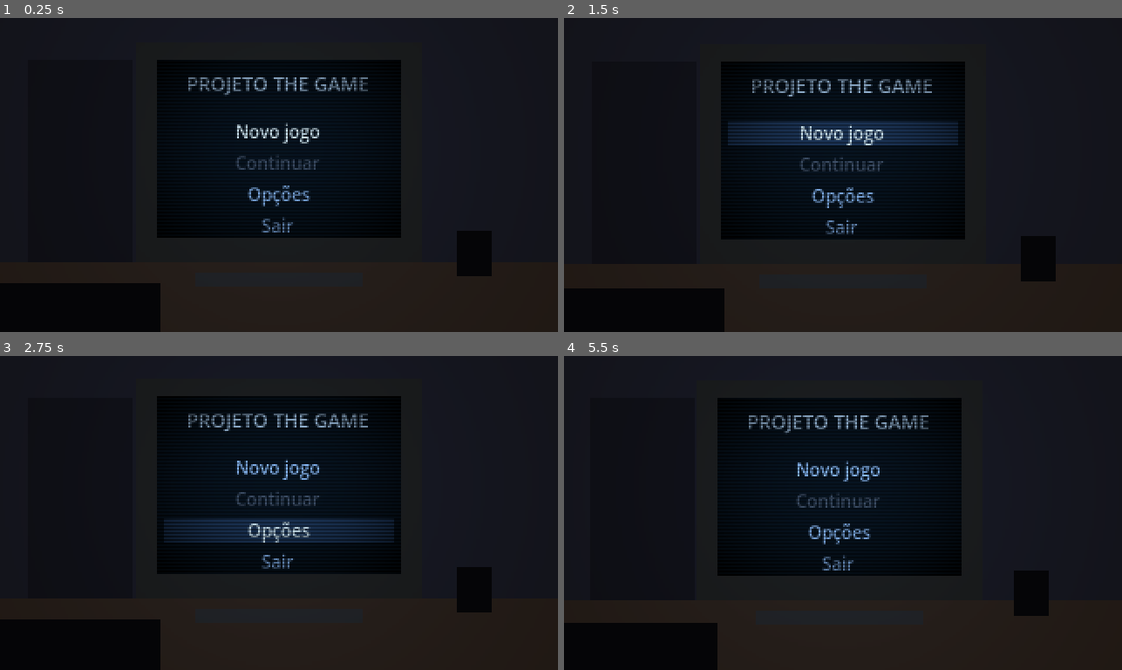
Above: before the commit, frames 1-4 (two rows, left to right).
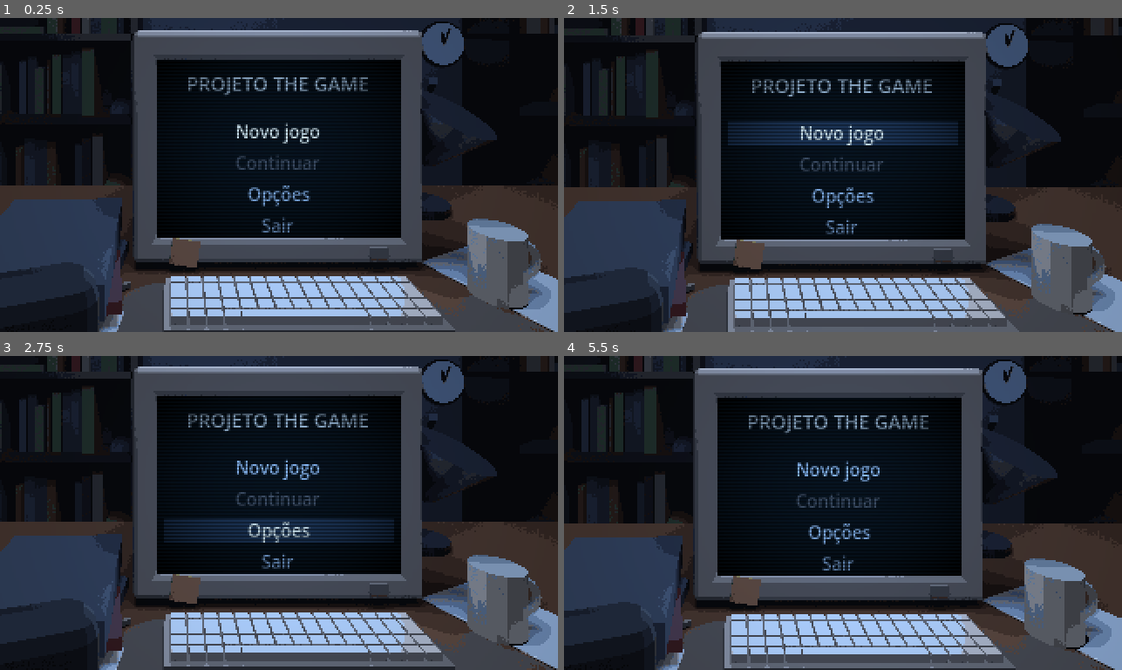
Above: after the commit, the same moments.

Repository: DaviiMiranda/Projeto_thegame
Game: Godot game, scene res://cenas/menu_principal.tscn
Two runs of this game, one before a commit and one after it. Both use one fixed random seed, a clock stepped at 60 frames per second and the inputs below.
Inputs (mouse positions are in pixels of both pictures, inside the frame that each line leads up to):
- Up to frame 1 (0.25 s): no input
- Up to frame 2 (1.5 s): click "Novo jogo" at 0.5 s; click "Novo jogo" at 1.25 s
- Up to frame 3 (2.75 s): click "Opções" at 2 s
- Up to frame 4 (5.5 s): click "Opções" at 2.75 s; click "Novo jogo" at 3.5 s; click "Opções" at 4.25 s; tap Enter at 5 s; move the mouse to (965, 497) at 5.02 s

The runs differ from the first frame. In frame 1, 46% of the frame differs, in the area x 0-100%, y 0-100%; in frame 2, 46%; in frame 3, 46%; in frame 4, 46%.

Commit message:
feat: menu usa os sprites do Blender no lugar dos ColorRect
Co-Authored-By: Claude Opus 5.5 <noreply@anthropic.com>

Diff:
--- a/cenas/menu_principal.tscn
+++ b/cenas/menu_principal.tscn
@@ -3,6 +3,9 @@
 [ext_resource type="Script" path="res://scripts/menu_principal.gd" id="1_menu"]
 [ext_resource type="Script" path="res://scripts/camada_paralaxe.gd" id="2_camada"]
 [ext_resource type="Shader" path="res://shaders/tela_crt.gdshader" id="3_crt"]
+[ext_resource type="Texture2D" path="res://assets/sprites/menu/menu_fundo.png" id="4_fundo"]
+[ext_resource type="Texture2D" path="res://assets/sprites/menu/menu_mesa.png" id="5_mesa"]
+[ext_resource type="Texture2D" path="res://assets/sprites/menu/menu_frente.png" id="6_frente"]
 
 [sub_resource type="Gradient" id="Gradient_luz"]
 colors = PackedColorArray(1, 1, 1, 1, 0, 0, 0, 0)
@@ -39,59 +42,28 @@
 
 [node name="MenuPrincipal" type="Node2D"]
 script = ExtResource("1_menu")
+energia_luz = 0.4
+oscilacao_luz = 0.1
 
 [node name="Fundo" type="Node2D" parent="."]
 script = ExtResource("2_camada")
 deslocamento_maximo = 2.0
 
-[node name="Parede" type="ColorRect" parent="Fundo"]
+[node name="Cenario" type="Sprite2D" parent="Fundo"]
 light_mask = 2
-offset_left = -20.0
-offset_top = -20.0
-offset_right = 340.0
-offset_bottom = 200.0
-mouse_filter = 2
-color = Color(0.07, 0.07, 0.09, 1)
-
-[node name="Estante" type="ColorRect" parent="Fundo"]
-light_mask = 2
-offset_left = 16.0
-offset_top = 24.0
-offset_right = 76.0
-offset_bottom = 140.0
-mouse_filter = 2
-color = Color(0.05, 0.05, 0.065, 1)
+position = Vector2(-10, -10)
+texture = ExtResource("4_fundo")
+centered = false
 
 [node name="Mesa" type="Node2D" parent="."]
 script = ExtResource("2_camada")
 deslocamento_maximo = 5.0
 
-[node name="Tampo" type="ColorRect" parent="Mesa"]
+[node name="Cenario" type="Sprite2D" parent="Mesa"]
 light_mask = 2
-offset_left = -20.0
-offset_top = 140.0
-offset_right = 340.0
-offset_bottom = 200.0
-mouse_filter = 2
-color = Color(0.12, 0.09, 0.07, 1)
-
-[node name="Monitor" type="ColorRect" parent="Mesa"]
-light_mask = 2
-offset_left = 78.0
-offset_top = 14.0
-offset_right = 242.0
-offset_bottom = 140.0
-mouse_filter = 2
-color = Color(0.08, 0.08, 0.075, 1)
-
-[node name="Teclado" type="ColorRect" parent="Mesa"]
-light_mask = 2
-offset_left = 112.0
-offset_top = 146.0
-offset_right = 208.0
-offset_bottom = 154.0
-mouse_filter = 2
-color = Color(0.1, 0.1, 0.1, 1)
+position = Vector2(-10, -10)
+texture = ExtResource("5_mesa")
+centered = false
 
 [node name="Tela" type="ColorRect" parent="Mesa"]
 offset_left = 90.0
@@ -147,7 +119,7 @@
 [node name="Luz" type="PointLight2D" parent="Mesa"]
 position = Vector2(160, 75)
 color = Color(0.45, 0.65, 1, 1)
-energy = 0.9
+energy = 0.4
 range_item_cull_mask = 2
 texture = SubResource("GradientTexture2D_luz")
 texture_scale = 2.4
@@ -156,18 +128,7 @@
 script = ExtResource("2_camada")
 deslocamento_maximo = 10.0
 
-[node name="Caneca" type="ColorRect" parent="Frente"]
-offset_left = 262.0
-offset_top = 122.0
-offset_right = 282.0
-offset_bottom = 148.0
-mouse_filter = 2
-color = Color(0.02, 0.02, 0.03, 1)
-
-[node name="Cadeira" type="ColorRect" parent="Frente"]
-offset_left = -20.0
-offset_top = 152.0
-offset_right = 92.0
-offset_bottom = 200.0
-mouse_filter = 2
-color = Color(0.02, 0.02, 0.03, 1)
+[node name="Cenario" type="Sprite2D" parent="Frente"]
+position = Vector2(-10, -10)
+texture = ExtResource("6_frente")
+centered = false
